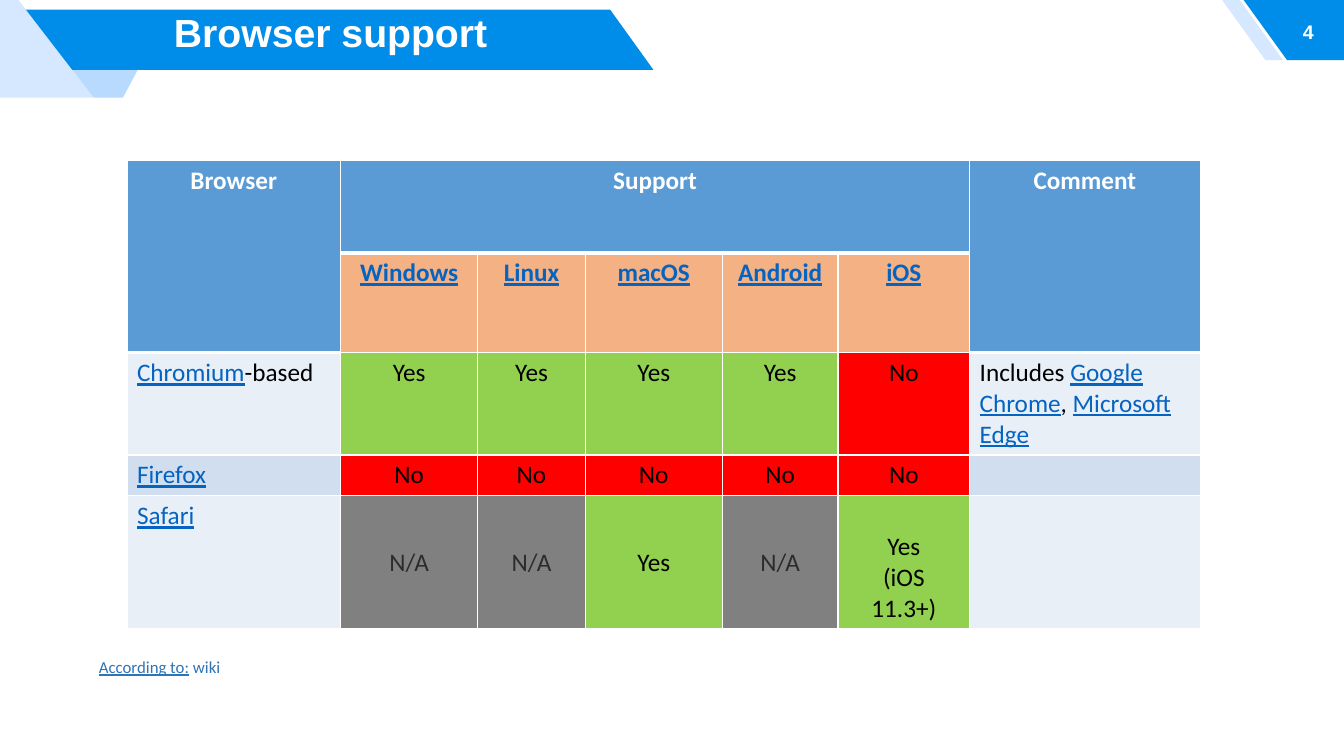
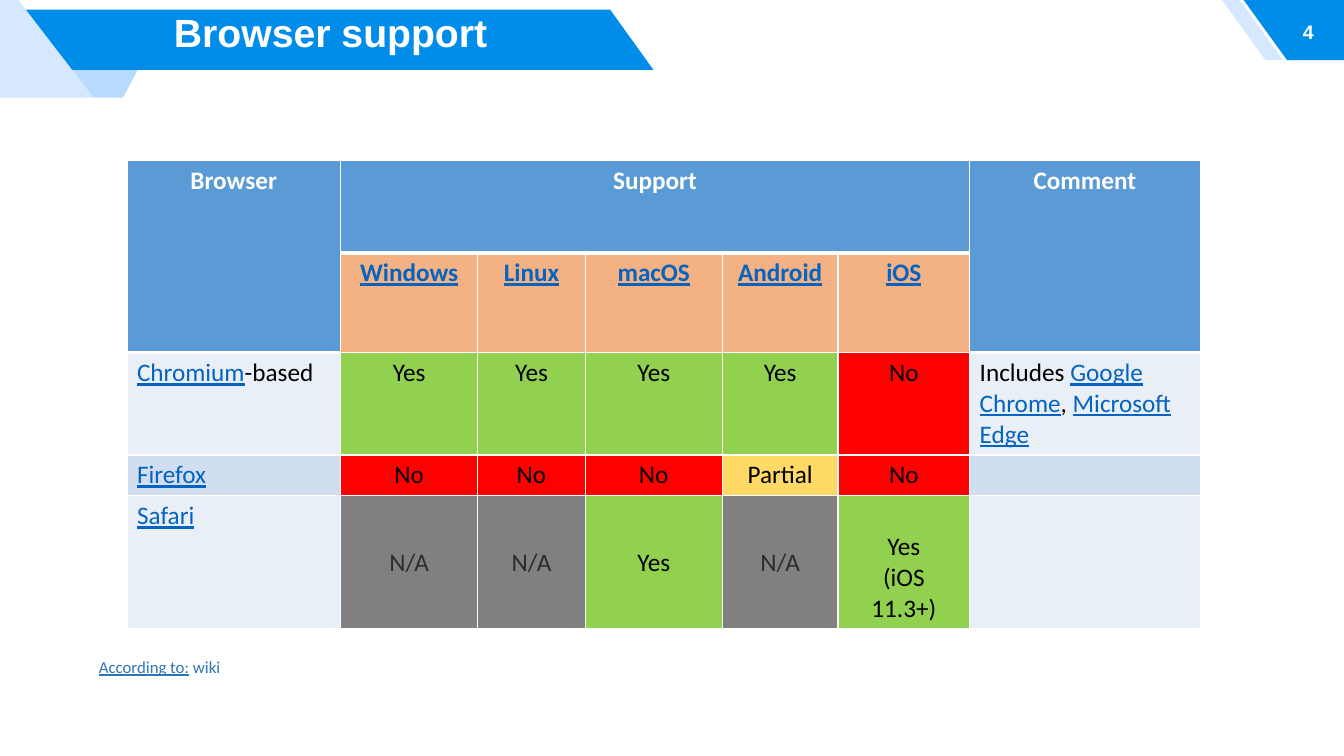
Before and after one commit to thanhnv011094/thuyet-trinh-pwa, a slide deck: slide 4 of PWA.pptx. Drawn at 1344x756 pixels with LibreOffice and Linux fonts; fonts in the diff are those of the drawing; background and template pictures are left out. Boxes give left, top, right and bottom in pixels: in the first picture for what was removed or moved away, otherwise in the second. Text is boxed around its words. In the diff, an @@ line names an element or a change of style, - is before the commit and + after.

```diff
--- a/PWA.pptx
+++ b/PWA.pptx
@@ table at (127,160,1201,625) @@
-row 4, column 5: No
+row 4, column 5: Partial
@@ fill #FF0000 to #FFD966 in row 4, column 5 @@
```
Also in this commit, not shown: 1 other slide changed.
